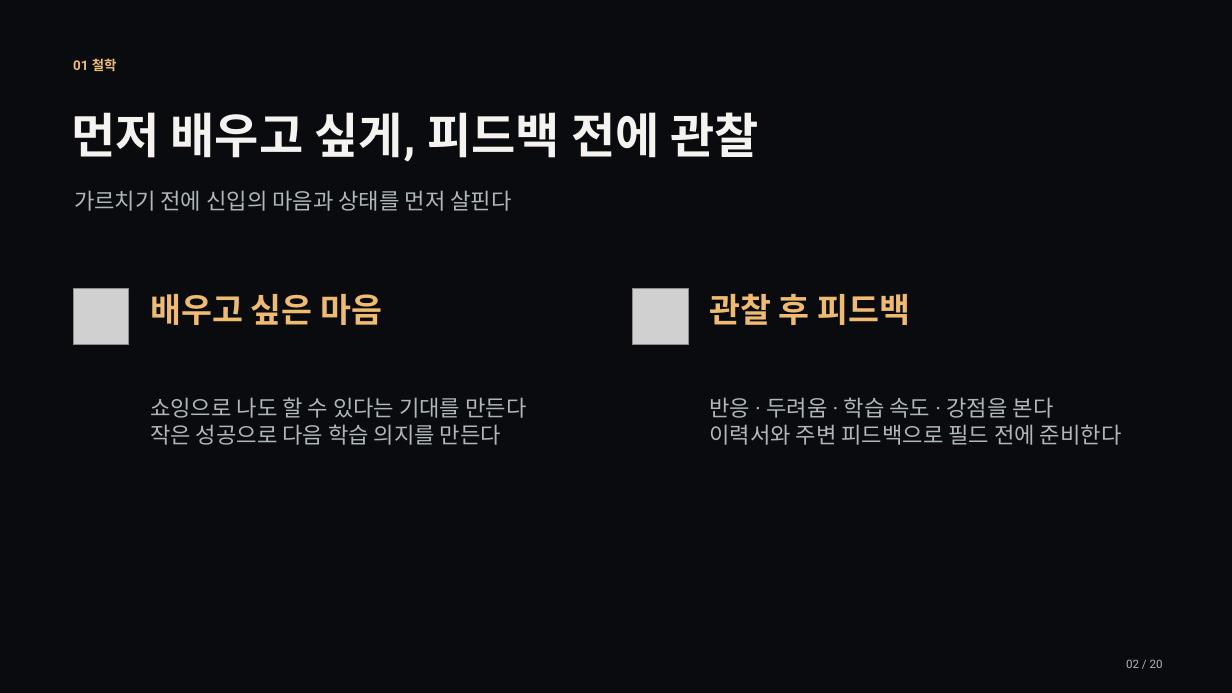
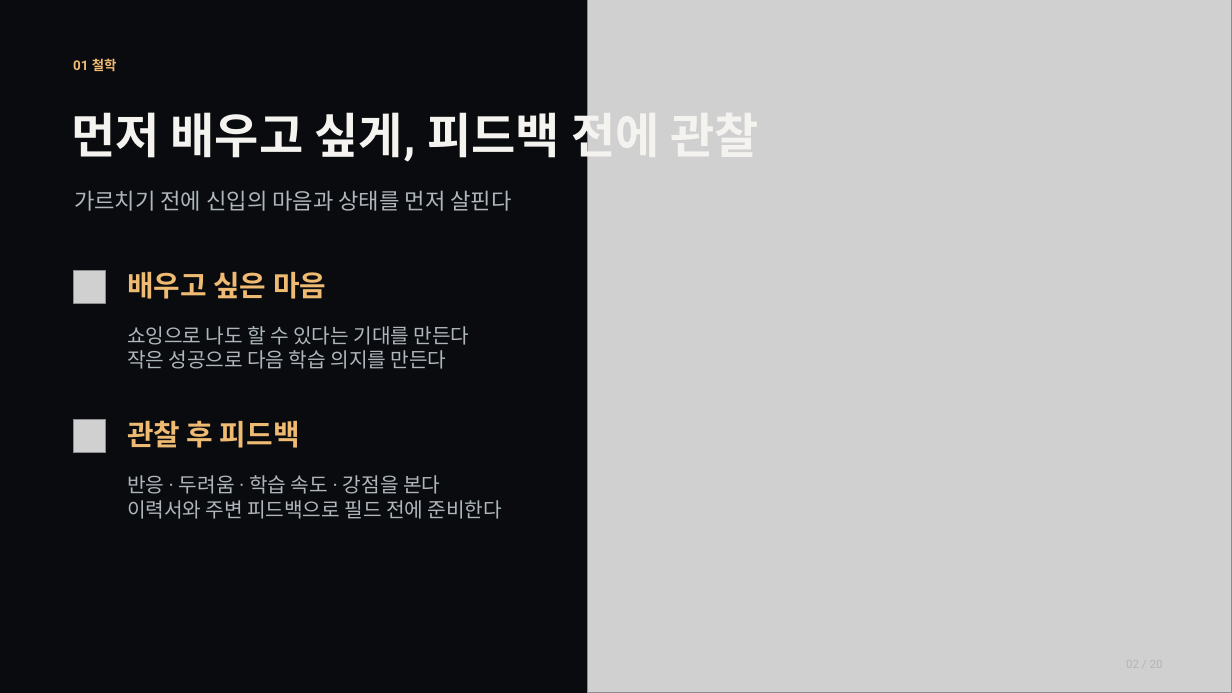
Before and after one commit to jaeyoung5178-bot/Presence, a slide deck: slide 2 of education/training/signature/compact/training-signature.pptx. Drawn at 1232x693 pixels with LibreOffice and Linux fonts; fonts in the diff are those of the drawing; grey boxes stand for pictures. Boxes give left, top, right and bottom in pixels: in the first picture for what was removed or moved away, otherwise in the second. Text is boxed around its words. In the diff, an @@ line names an element or a change of style, - is before the commit and + after.

```diff
--- a/education/training/signature/compact/training-signature.pptx
+++ b/education/training/signature/compact/training-signature.pptx
@@ picture added at bbox=[587, 0, 1232, 693] @@
@@ text "배우고 싶은 마음": place and size @@
-text "배우고 싶은 마음" at bbox=[150, 294, 382, 325]
+text "배우고 싶은 마음" at bbox=[127, 271, 326, 299]
@@ text "배우고 싶은 마음" at bbox=[127, 271, 326, 299]: size 26.2 to 22.5 pt @@
@@ picture removed at bbox=[73, 288, 128, 344] @@
@@ picture added at bbox=[73, 271, 105, 303] @@
@@ picture removed at bbox=[632, 288, 688, 344] @@
@@ text "쇼잉으로 나도 할 수 있다는 ...": place and size @@
-text "쇼잉으로 나도 할 수 있다는 ..." at bbox=[150, 397, 526, 445]
+text "쇼잉으로 나도 할 수 있다는 ..." at bbox=[127, 326, 470, 369]
@@ text "쇼잉으로 나도 할 수 있다는 ..." at bbox=[127, 326, 470, 369]: size 17.2 to 15.8 pt @@
@@ text "관찰 후 피드백" at bbox=[127, 420, 300, 448]: size 26.2 to 22.5 pt @@
@@ text "관찰 후 피드백": place and size @@
-text "관찰 후 피드백" at bbox=[709, 293, 911, 325]
+text "관찰 후 피드백" at bbox=[127, 420, 300, 448]
@@ picture added at bbox=[73, 420, 105, 452] @@
@@ text "반응 · 두려움 · 학습 ..." at bbox=[127, 475, 502, 519]: size 17.2 to 15.8 pt @@
@@ text "반응 · 두려움 · 학습 ...": place and size @@
-text "반응 · 두려움 · 학습 ..." at bbox=[709, 397, 1122, 445]
+text "반응 · 두려움 · 학습 ..." at bbox=[127, 475, 502, 519]
@@ text removed at bbox=[1126, 659, 1163, 668] @@
-02 / 20
```
Also in this commit, not shown: 10 other slides changed, 51 other files.
